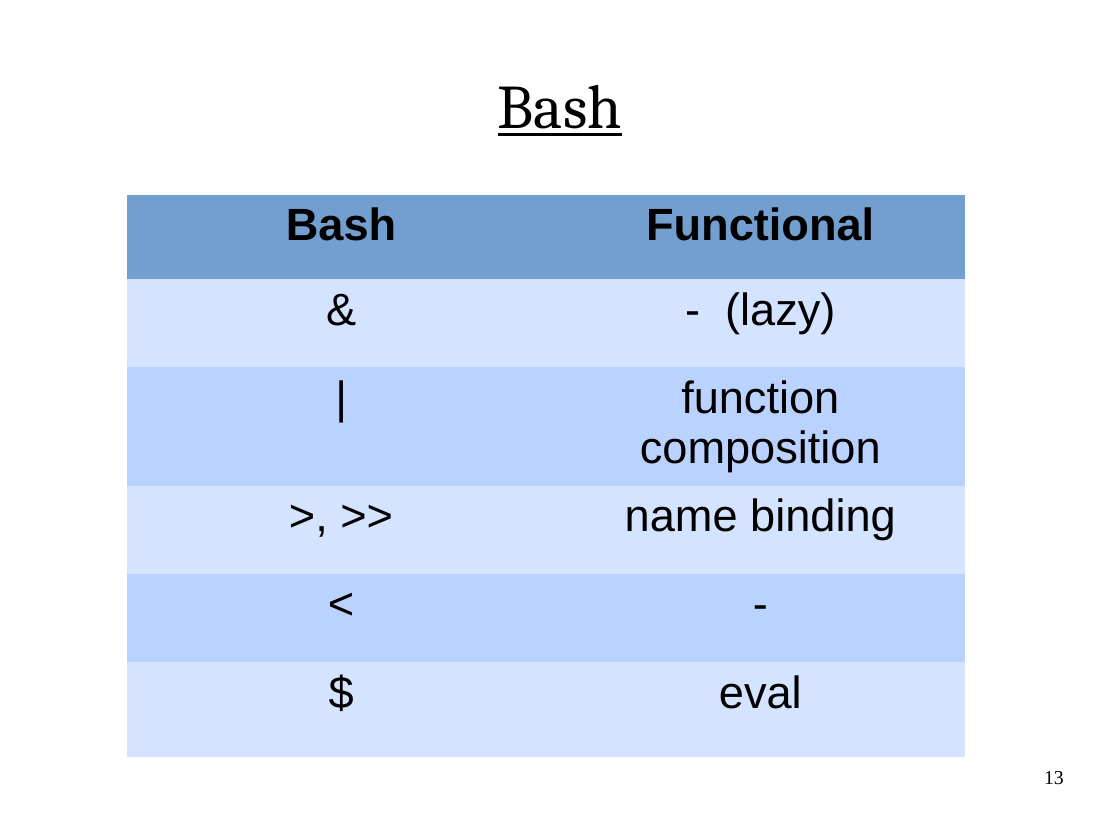
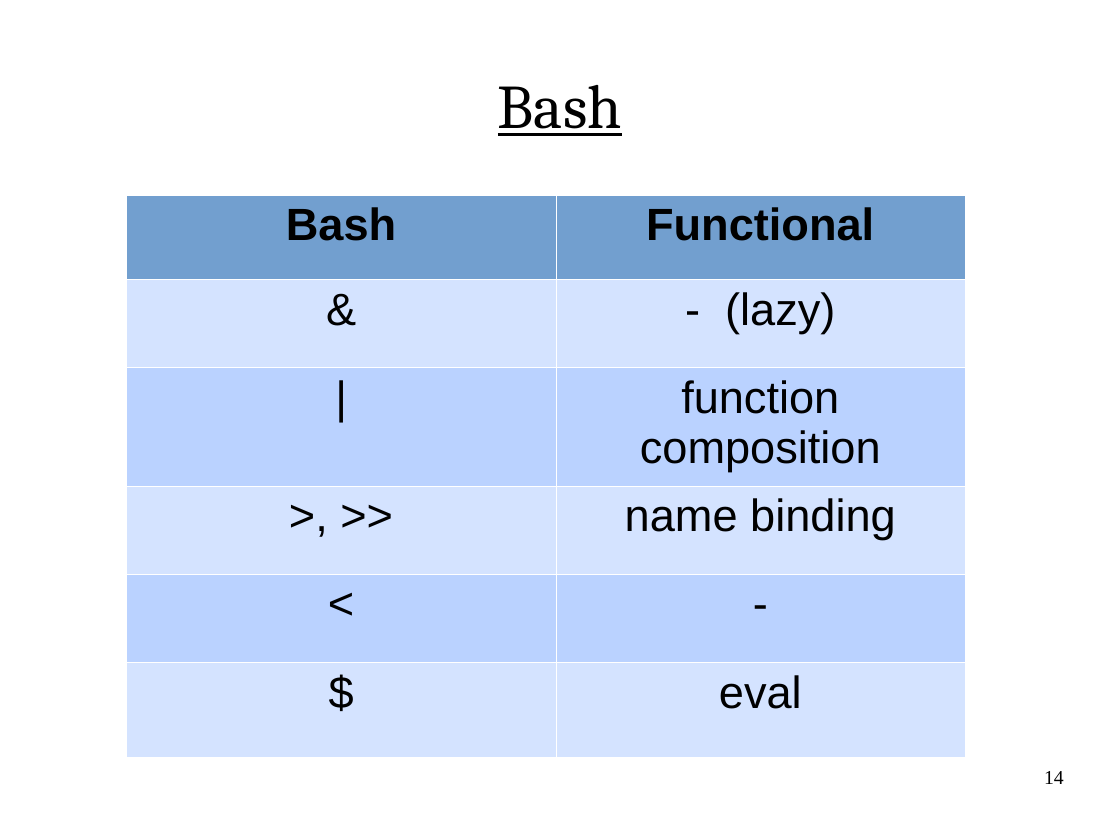
Before and after one commit to flange/drift-dev, a slide deck: slide 14 of presentation/hottopix/ht1.odp (slide 13 before the commit). Drawn at 1120x840 pixels with LibreOffice and Linux fonts; fonts in the diff are those of the drawing. Boxes give left, top, right and bottom in pixels: in the first picture for what was removed or moved away, otherwise in the second. Text is boxed around its words. In the diff, an @@ line names an element or a change of style, - is before the commit and + after.

```diff
--- a/presentation/hottopix/ht1.odp
+++ b/presentation/hottopix/ht1.odp
@@ table at bbox=[127, 195, 966, 750] @@
@@ borders changed @@
@@ page number at bbox=[1044, 771, 1064, 784]: text changed @@
-13
+14
```
Also in this commit, not shown: 2 other slides changed, 1 slide added, 3 other files.
